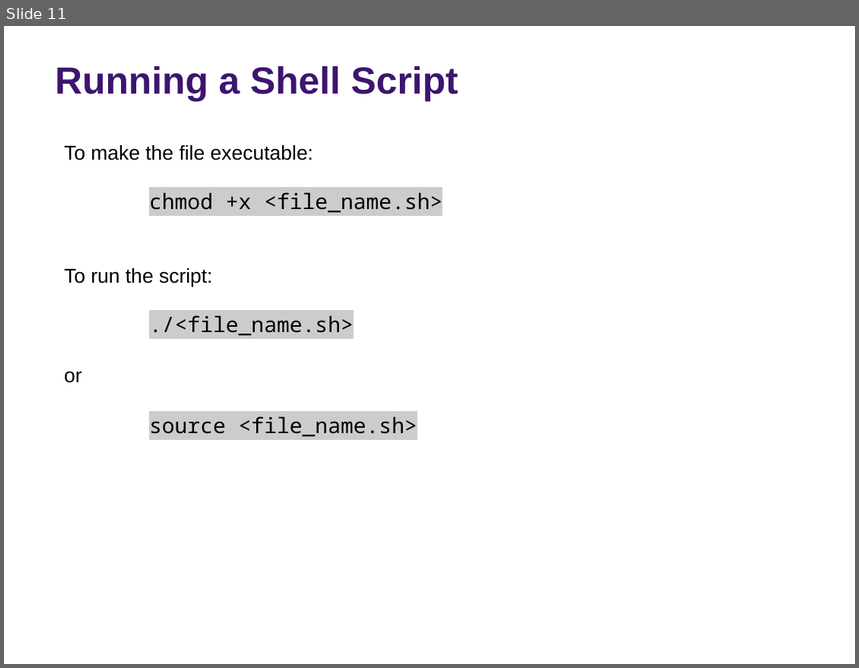
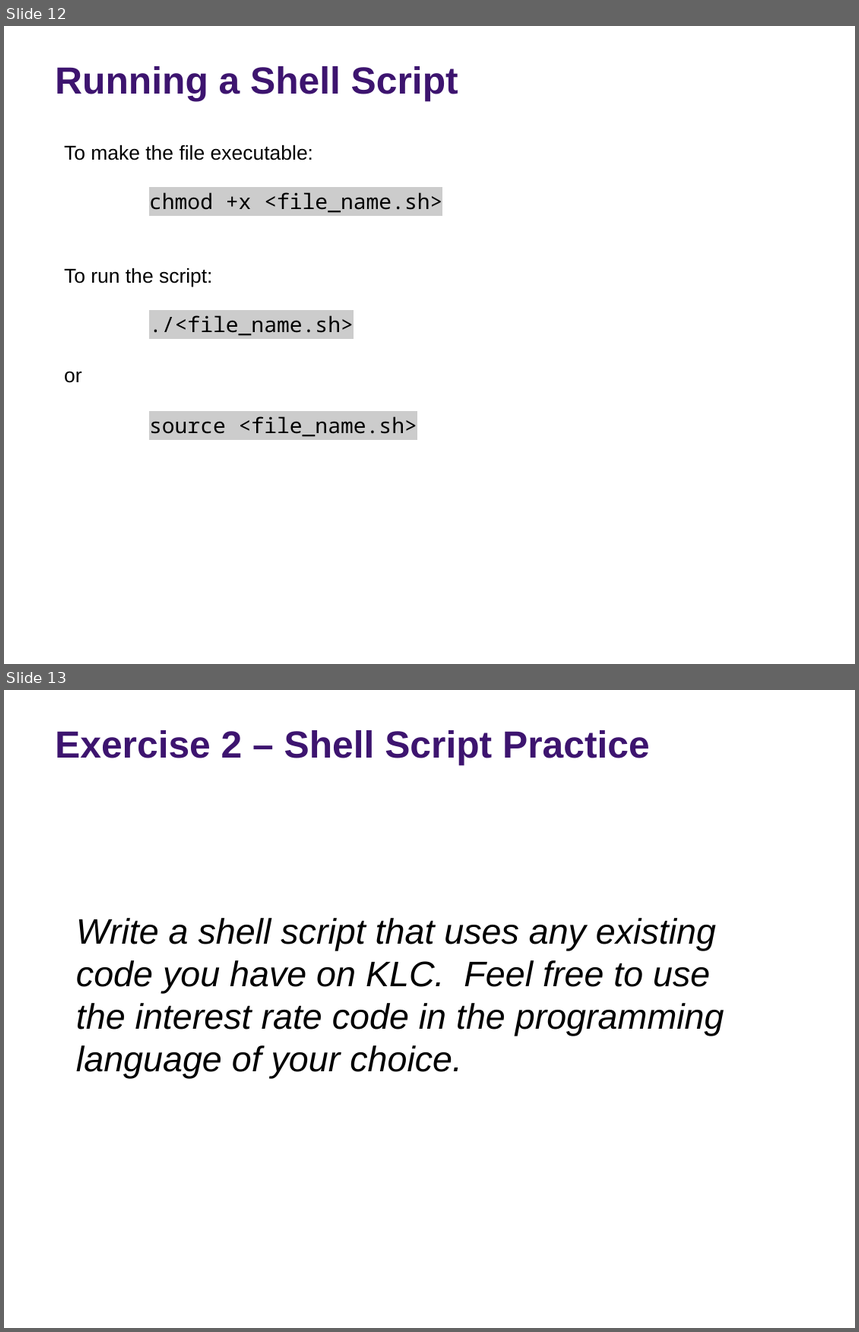
Before and after one commit to rs-kellogg/workshop_2022, a slide deck: Session4_Automate/Session4_Automation.pptx. Shown one above the other, each under a label of ours: slide 11 before the commit, slides 12 and 13 after it. The pictures are 859x668 and 859x1332 pixels, drawn with LibreOffice and Linux fonts; fonts in the diff are those of the drawing; background and template pictures are left out. Boxes give left, top, right and bottom in pixels: in the first picture for what was removed or moved away, otherwise in the second. Text is boxed around its words. In the diff, an @@ line names an element or a change of style, - is before the commit and + after.

```diff
--- a/Session4_Automate/Session4_Automation.pptx
+++ b/Session4_Automate/Session4_Automation.pptx
@@ slide 13 added at bbox=[4, 690, 855, 1328], background picture (left out) @@
@@ title added at bbox=[55, 730, 650, 766], 32 pt, text #3D146F, bold @@
+Exercise 2 – Shell Script Practice
@@ text added at bbox=[76, 918, 724, 1078], 30 pt, text #000000, italic @@
+Write a shell script that uses any existing code you have on KLC. Feel free to use the interest rate code in the programming language of your choice.
@@ text added at bbox=[430, 1296, 813, 1328], 10 pt, text #FFFFFF @@
+Automation
@@ page number added at bbox=[813, 1296, 852, 1328], 10 pt, text #FFFFFF @@
+13
@@ what was slide 11 is now slide 12 @@
```
Also in this commit, not shown: 1 slide changed, 2 other slides added, 1 other file.
